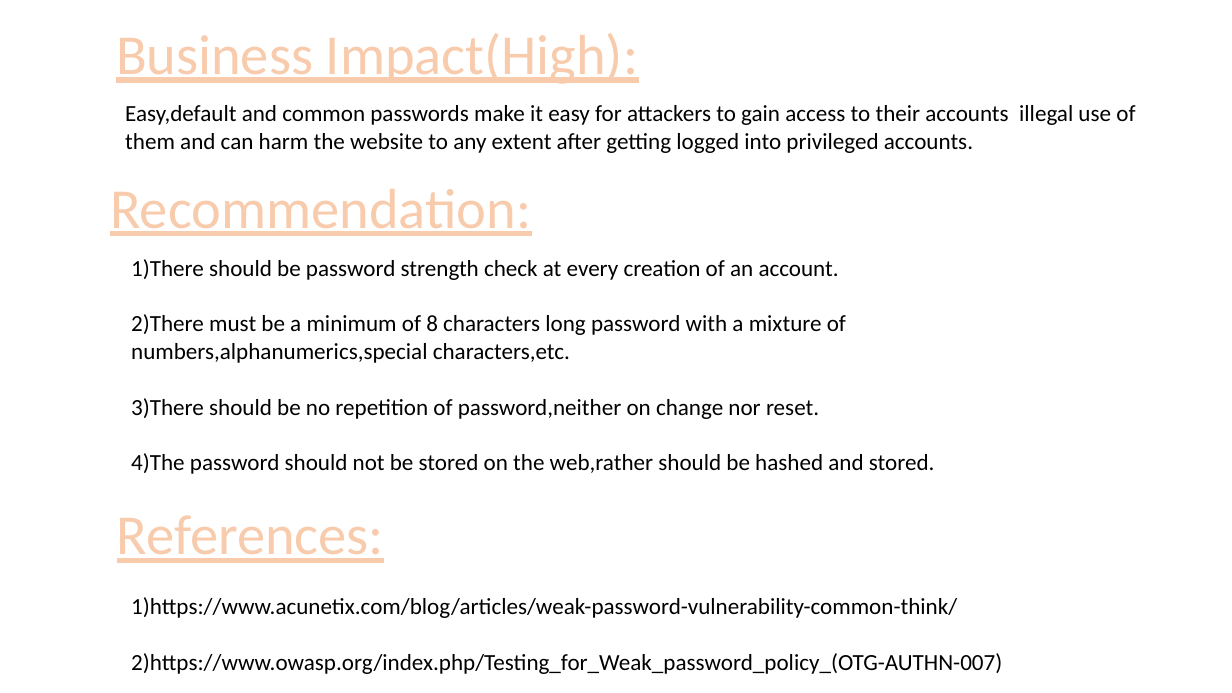
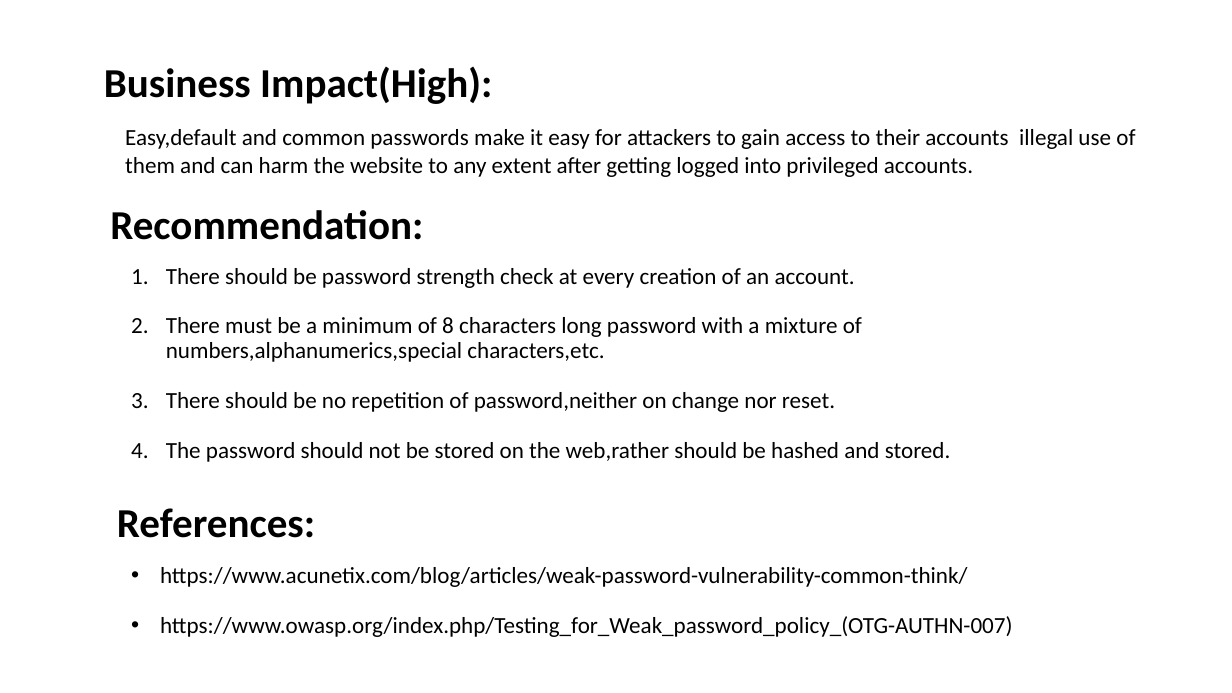
Before and after one commit to RocktimRajkumar/CEH-hack-a-thon, a slide deck: slide 64 of reports/Lifestyle Store/LifeStyle Store Application Reports.pptx. Drawn at 1232x693 pixels with LibreOffice and Linux fonts; fonts in the diff are those of the drawing. Boxes give left, top, right and bottom in pixels: in the first picture for what was removed or moved away, otherwise in the second. Text is boxed around its words. In the diff, an @@ line names an element or a change of style, - is before the commit and + after.

Commit message:
reports: Weak Passwords ppt done

```diff
--- a/reports/Lifestyle Store/LifeStyle Store Application Reports.pptx
+++ b/reports/Lifestyle Store/LifeStyle Store Application Reports.pptx
@@ size 44 to 32 pt, text colour #F8CBAD to #000000, letter outline #ED7D31 1.75 pt to none, bold on, underline off in 3 elements at <box>117,508,315,538</box>, <box>110,210,423,240</box>, <box>104,67,492,104</box> @@
@@ title "Business Impact(High):": place and size @@
-title "Business Impact(High):" at <box>116,33,638,84</box>
+title "Business Impact(High):" at <box>104,67,492,104</box>
@@ text "Easy,default and common passwords make ...": place and size @@
-text "Easy,default and common passwords make ..." at <box>125,105,1135,153</box>
+text "Easy,default and common passwords make ..." at <box>125,129,1135,177</box>
@@ text "Recommendation:": place and size @@
-text "Recommendation:" at <box>110,189,531,236</box>
+text "Recommendation:" at <box>110,210,423,240</box>
@@ text at <box>166,268,951,462</box>: text changed @@
-1)There should be password strength check at every creation of an account.
-2)There must be a minimum of 8 characters long password with a mixture of numbers,alphanumerics,special characters,etc.
-3)There should be no repetition of password,neither on change nor reset.
-4)The password should not be stored on the web,rather should be hashed and stored.
+1. There should be password strength check at every creation of an account.
+2. There must be a minimum of 8 characters long password with a mixture of numbers,alphanumerics,special characters,etc.
+3. There should be no repetition of password,neither on change nor reset.
+4. The password should not be stored on the web,rather should be hashed and stored.
@@ text "References:": place and size @@
-text "References:" at <box>117,515,384,563</box>
+text "References:" at <box>117,508,315,538</box>
@@ text at <box>160,567,1013,637</box>: text changed @@
-1)https://www.acunetix.com/blog/articles/weak-password-vulnerability-common-think/
-2)https://www.owasp.org/index.php/Testing_for_Weak_password_policy_(OTG-AUTHN-007)
+• https://www.acunetix.com/blog/articles/weak-password-vulnerability-common-think/
+• https://www.owasp.org/index.php/Testing_for_Weak_password_policy_(OTG-AUTHN-007)
```
Also in this commit, not shown: 2 other slides changed.
